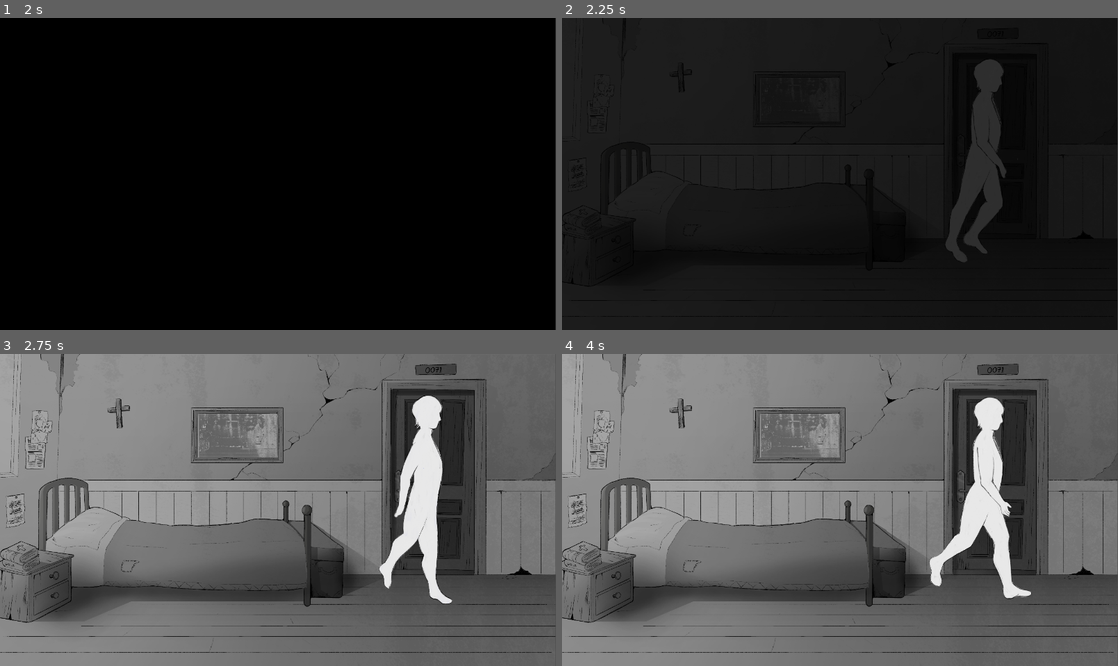
Above: before the commit, frames 1-4 (two rows, left to right).
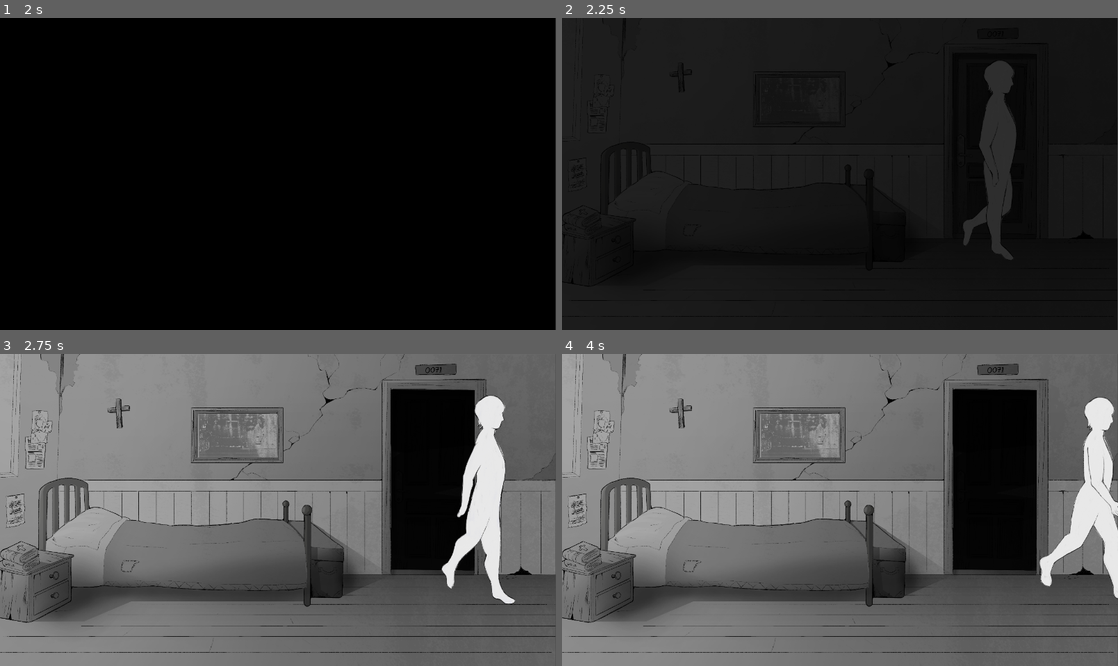
Above: after the commit, the same moments.

Repository: FloresCaetano/GGJ
Game: Godot game, scene res://core/playground/playground.tscn
Two runs of this game, one before a commit and one after it. Both use one fixed random seed, a clock stepped at 60 frames per second and the inputs below. Sound files missing from this copy of the repository are replaced by a short silence.
Inputs (mouse positions are in pixels of both pictures, inside the frame that each line leads up to):
- Up to frame 1 (2 s): click "Start" at 0.5 s; click "Start" at 1.25 s
- Up to frame 2 (2.25 s): tap Enter (ui_accept) at 2 s; move the mouse to (962, 158) at 2.02 s; press the mouse at (962, 158) at 2.03 s; hold Right (ui_right) from 2.03 s (still down)
- Up to frame 3 (2.75 s): keep holding Right (ui_right); tap Enter (ui_accept) at 2.27 s
- Up to frame 4 (4 s): release Right (ui_right) at 2.75 s; release the mouse at (962, 494) at 2.75 s; drag from (728, 525) to (1012, 588) at 2.77 s; tap Enter (ui_accept) at 3.5 s; move the mouse to (895, 441) at 3.52 s; press the mouse at (895, 441) at 3.53 s; hold Right (ui_right) from 3.53 s (still down)

Frame 1 is identical in both runs. In frame 2, 3.1% of the frame differs, in the area x 69-82%, y 13-79%; in frame 3, 11%; in frame 4, 12%, in the area x 66-100%, y 11-79%.

Commit message:
[main] Add a constraint so player not move in main menu

Diff:
--- a/core/first_scene.tscn
+++ b/core/first_scene.tscn
@@ -1,6 +1,7 @@
 [gd_scene format=3 uid="uid://cx5t16wi516tf"]
 
 [ext_resource type="PackedScene" uid="uid://cxm7kv3vrpkj6" path="res://rooms/scenes/first_room.tscn" id="1_gc384"]
+[ext_resource type="Script" path="res://rooms/scripts/first_scene.gd" id="1_kt74o"]
 [ext_resource type="Script" uid="uid://cbapvmrcdtony" path="res://mask_system/resources/res_mask.gd" id="2_dev43"]
 [ext_resource type="Texture2D" uid="uid://bvdfj1h6nfpkv" path="res://mask_system/assets/mascara feliz.png" id="3_kt74o"]
 [ext_resource type="Texture2D" uid="uid://215kvad25tgq" path="res://mask_system/assets/mascara triste.png" id="4_0scjh"]
@@ -166,6 +167,7 @@
 anchor_bottom = 1.0
 grow_horizontal = 2
 grow_vertical = 2
+script = ExtResource("1_kt74o")
 
 [node name="FirstRoom" parent="." unique_id=1064111797 instance=ExtResource("1_gc384")]
 layout_mode = 1
@@ -176,6 +178,7 @@
 speed = 250.0
 
 [node name="Interactor" parent="Player" index="3" unique_id=961792964]
+collision_mask = 256
 interaction_group = null
 
 [node name="Inventory" type="VSplitContainer" parent="." unique_id=581429075]
--- a/core/playground/playground.tscn
+++ b/core/playground/playground.tscn
@@ -251,9 +251,10 @@
 
 [node name="Timer" type="Timer" parent="Credits" unique_id=316313973]
 
-[node name="Gamepay" type="Node2D" parent="." unique_id=1420662411]
+[node name="Gamepay" type="Node2D" parent="." unique_id=1420662411 node_paths=PackedStringArray("first_scene")]
 visible = false
 script = ExtResource("10_3l0tc")
+first_scene = NodePath("Container/FirstScene")
 
 [node name="Container" type="CanvasLayer" parent="Gamepay" unique_id=860254503]
 
--- a/core/playground/scripts/orchestrators/gamepay_orchestrator.gd
+++ b/core/playground/scripts/orchestrators/gamepay_orchestrator.gd
@@ -3,6 +3,7 @@
 class_name GameplayOrchestrator
 
 @export var begin_animation: String = "gameplay_manager/begin"
+@export var first_scene: FirstScene
 
 @onready var anim: AnimationPlayer = $AnimationPlayer
 
@@ -10,6 +11,8 @@
 	visible = true
 	anim.play(begin_animation)
 	await anim.animation_finished
+	first_scene.start_scene()
 
 func end_gameplay() -> void:
+	first_scene.end_scene()
 	visible = false
--- a/player/scripts/player.gd
+++ b/player/scripts/player.gd
@@ -17,7 +17,7 @@
 
 @export var speed: float = 10000
 
-var can_move : bool = false
+var can_move: bool = false
 
 func _ready() -> void:
 	PATHS.player = self
@@ -28,12 +28,12 @@
 
 
 func _physics_process(_delta: float) -> void:
+	if !can_move: return
 	velocity = _move_character(Input.get_vector(left_input, right_input, up_input, down_input), velocity)
 	interactor.interact(Input.is_action_just_pressed(interaction_input))
-	if can_move:
-		move_and_slide()
+	move_and_slide()
 
-func set_anim(input : Vector2):
+func set_anim(input: Vector2):
 	animated_sprite_2d.play("walking")
 	if input.x > 0:
 		animated_sprite_2d.scale.x = 0.4
--- a/rooms/scripts/first_scene.gd
+++ b/rooms/scripts/first_scene.gd
@@ -1,6 +1,13 @@
 extends Control
+
+class_name FirstScene
 
 func start_scene():
 	PATHS.interactor.collision_mask = 0b100000000
 	PATHS.player.can_move = true
 	$AudioStreamPlayer.play()
+
+func end_scene():
+	PATHS.interactor.collision_mask = 0
+	PATHS.player.can_move = false
+	$AudioStreamPlayer.stop()
Not shown: 1 places in core/playground/playground.tscn that only renumber resources
